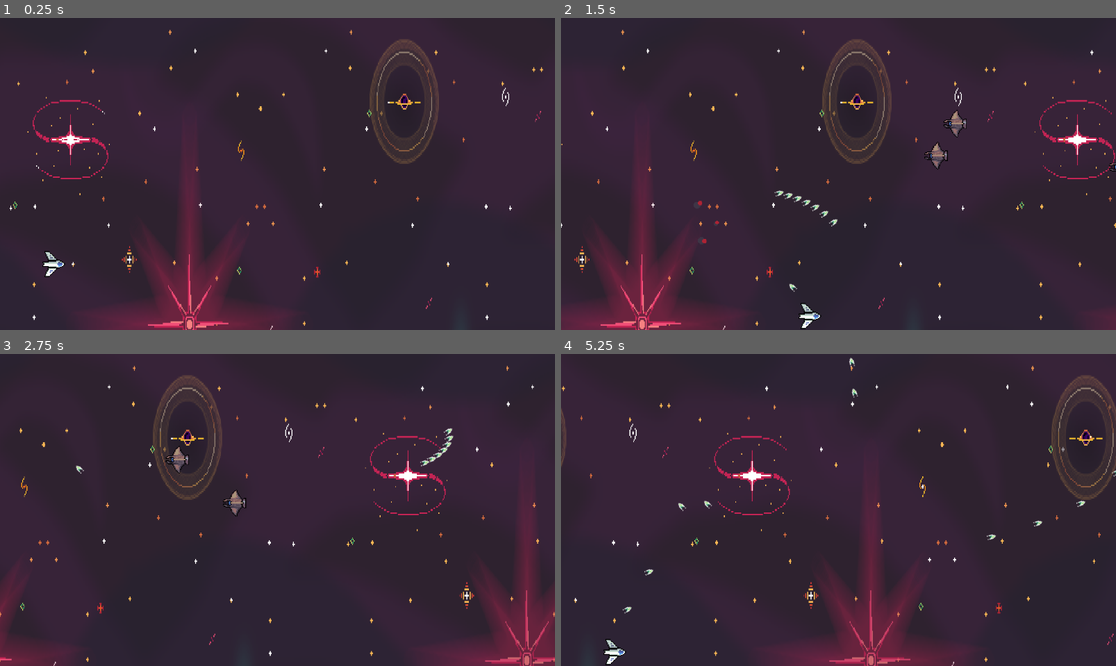
Above: before the commit, frames 1-4 (two rows, left to right).
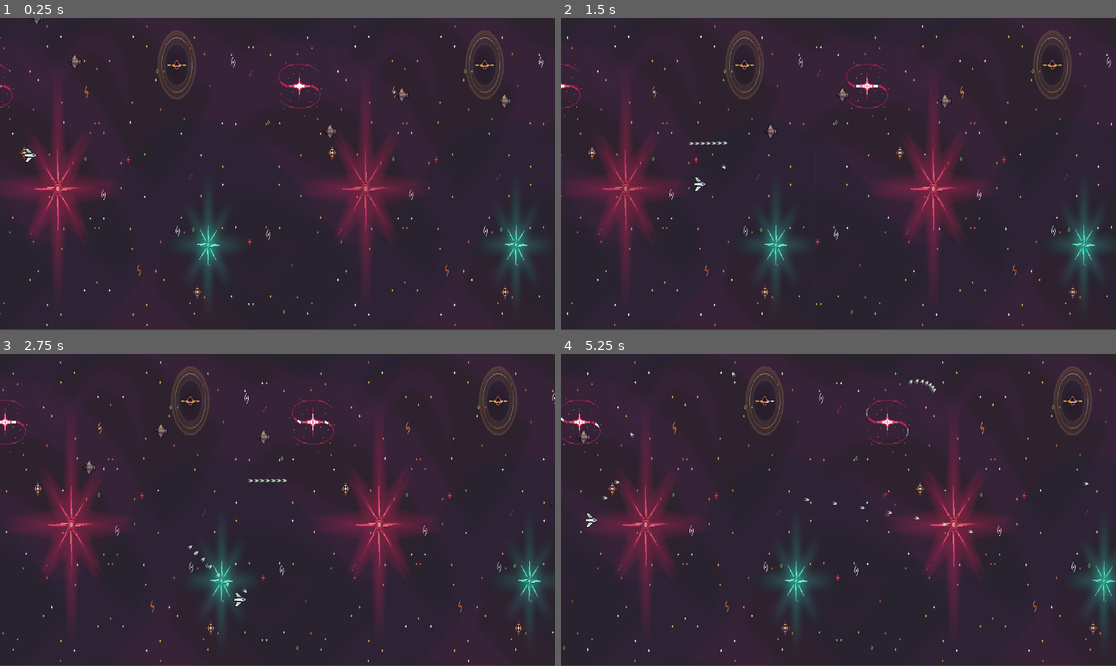
Above: after the commit, the same moments.

Repository: amantenoah/03-Shoot-EEm-Up
Game: Godot game, scene res://game_scene.tscn
The game is run twice, just before and just after one commit, with the same random seed, the same clock (stepped at 60 frames per second) and the same inputs.
Inputs (mouse positions are in pixels of both pictures, inside the frame that each line leads up to):
- Up to frame 1 (0.25 s): no input
- Up to frame 2 (1.5 s): move the mouse to (960, 158) at 0.52 s; press the mouse at (960, 158) at 0.53 s; hold D (right) 0.53-1.28 s; move the mouse to (727, 189) at 1.27 s; release the mouse at (727, 189) at 1.28 s; hold S (down) from 1.28 s (still down); click (727, 189) at 1.35 s
- Up to frame 3 (2.75 s): move the mouse to (333, 441) at 2.02 s; release S (down) at 2.03 s; press the mouse at (333, 441) at 2.03 s; hold D (right) from 2.03 s (still down)
- Up to frame 4 (5.25 s): move the mouse to (810, 572) at 2.77 s; release D (right) at 2.78 s; release the mouse at (810, 572) at 2.78 s; hold W (up) 2.78-3.53 s; click (810, 572) at 2.85 s; move the mouse to (1005, 556) at 3.52 s; press the mouse at (1005, 556) at 3.53 s; hold A (left) 3.53-5.03 s; move the mouse to (672, 463) at 4.27 s; release the mouse at (672, 463) at 4.28 s; click (672, 463) at 4.35 s; move the mouse to (866, 510) at 5.02 s; press the mouse at (866, 510) at 5.03 s; hold S (down) from 5.03 s (still down)

The runs differ from the first frame. In frame 1, 17% of the frame differs, in the area x 0-100%, y 0-100%; in frame 2, 16%; in frame 3, 16%; in frame 4, 17%.

Commit message:
fixed enemy spawns to an extent

Diff:
--- a/shoot-em-up/enemy.gd
+++ b/shoot-em-up/enemy.gd
@@ -1,14 +1,14 @@
 extends Area2D
 
 var speed = 200  # Enemy's own movement speed
-var parallax_speed_reference: Parallax2D
+@export var parallax_speed_reference: Parallax2D
 
 const EXPLOSION = preload("res://explosion.tscn")
 
 func _ready():
 	add_to_group("enemy")
 	# Find the Parallax2D node (adjust path as needed)
-	parallax_speed_reference = get_node("/root/Main/Parallax2D")
+	#parallax_speed_reference = get_node("/root/Main/Parallax2D")
 
 func _physics_process(delta: float) -> void:
 	# Get current parallax scroll speed
@@ -21,9 +21,6 @@
 	var total_movement = Vector2.LEFT * (speed + background_speed) * delta
 	translate(total_movement)
 
-	# Remove when off screen
-	if global_position.x < -100 or global_position.x > get_viewport().size.x + 200:
-		queue_free()
 
 func _on_area_entered(area: Area2D) -> void:
 	if area.is_in_group("projectile"):
@@ -39,4 +36,4 @@
 
 
 func _on_visible_on_screen_notifier_2d_screen_exited() -> void:
-	pass # Replace with function body.
+	queue_free()
--- a/shoot-em-up/enemy.tscn
+++ b/shoot-em-up/enemy.tscn
@@ -1,18 +1,21 @@
-[gd_scene load_steps=4 format=3 uid="uid://dlurlyj3ssvm4"]
+[gd_scene format=3 uid="uid://dlurlyj3ssvm4"]
 
 [ext_resource type="Script" uid="uid://nobawjtfdyu4" path="res://enemy.gd" id="1_4gyqm"]
 [ext_resource type="Texture2D" uid="uid://bfy3lx1pie42m" path="res://Assets/Sprites/Foozle_2DS0014_Void_EnemyFleet_3/Nautolan/Designs - Base/PNGs/Nautolan Ship - Fighter - Base.png" id="2_qi2p4"]
 
 [sub_resource type="RectangleShape2D" id="RectangleShape2D_miq82"]
 
-[node name="Enemy" type="Area2D"]
+[node name="Enemy" type="Area2D" unique_id=1622204422]
 script = ExtResource("1_4gyqm")
 
-[node name="CollisionShape2D" type="CollisionShape2D" parent="."]
+[node name="CollisionShape2D" type="CollisionShape2D" parent="." unique_id=910148590]
 shape = SubResource("RectangleShape2D_miq82")
 
-[node name="Sprite2D" type="Sprite2D" parent="."]
+[node name="Sprite2D" type="Sprite2D" parent="." unique_id=1797596038]
 rotation = 4.712389
 texture = ExtResource("2_qi2p4")
 
+[node name="VisibleOnScreenNotifier2D" type="VisibleOnScreenNotifier2D" parent="." unique_id=1852344831]
+
 [connection signal="area_entered" from="." to="." method="_on_area_entered"]
+[connection signal="screen_exited" from="VisibleOnScreenNotifier2D" to="." method="_on_visible_on_screen_notifier_2d_screen_exited"]
--- /dev/null
+++ b/shoot-em-up/enemy_wave.tscn
@@ -0,0 +1,14 @@
+[gd_scene format=3 uid="uid://cm3msspwr5bv4"]
+
+[ext_resource type="PackedScene" uid="uid://dlurlyj3ssvm4" path="res://enemy.tscn" id="1_8qbs8"]
+
+[node name="Enemy Wave" type="Node2D" unique_id=2076404098]
+
+[node name="Enemy" parent="." unique_id=1622204422 instance=ExtResource("1_8qbs8")]
+position = Vector2(122, -2)
+
+[node name="Enemy2" parent="." unique_id=253523805 instance=ExtResource("1_8qbs8")]
+position = Vector2(201, 90)
+
+[node name="Enemy3" parent="." unique_id=188342310 instance=ExtResource("1_8qbs8")]
+position = Vector2(204, -62)
--- a/shoot-em-up/game_scene.tscn
+++ b/shoot-em-up/game_scene.tscn
@@ -7,63 +7,138 @@
 [ext_resource type="Script" uid="uid://bdgnddmxbvgev" path="res://player.gd" id="5_kdryc"]
 [ext_resource type="Texture2D" uid="uid://caaa6elfh0eqe" path="res://Assets/Sprites/Main Ship - Base - Full health.png" id="5_mj2jn"]
 [ext_resource type="PackedScene" uid="uid://dlurlyj3ssvm4" path="res://enemy.tscn" id="7_6e45b"]
-[ext_resource type="PackedScene" uid="uid://bh7vxx0k76tkc" path="res://spawner.tscn" id="8_udeyl"]
+[ext_resource type="PackedScene" uid="uid://cm3msspwr5bv4" path="res://enemy_wave.tscn" id="9_miq82"]
+[ext_resource type="Script" uid="uid://d22rbsg0ryx24" path="res://level_progress.gd" id="9_udeyl"]
 
 [sub_resource type="CapsuleShape2D" id="CapsuleShape2D_kdryc"]
 
-[node name="Game_Scene" type="Node2D"]
+[node name="Game_Scene" type="Node2D" unique_id=1324647811]
 texture_filter = 1
 
-[node name="Moving_Background" type="Parallax2D" parent="."]
+[node name="Moving_Background" type="Parallax2D" parent="." unique_id=126400260]
 script = ExtResource("1_po0ka")
 
-[node name="Void" type="Sprite2D" parent="Moving_Background"]
+[node name="Void" type="Sprite2D" parent="Moving_Background" unique_id=207628418]
 position = Vector2(2872, 323)
 scale = Vector2(0.9984375, 1.797222)
 texture = ExtResource("2_po0ka")
 
-[node name="Stars" type="Sprite2D" parent="Moving_Background"]
+[node name="Stars" type="Sprite2D" parent="Moving_Background" unique_id=922370699]
 position = Vector2(2878.5002, 326.49997)
 scale = Vector2(0.9984375, 1.797222)
 texture = ExtResource("3_mixcd")
 
-[node name="Void3" type="Sprite2D" parent="Moving_Background"]
+[node name="Void3" type="Sprite2D" parent="Moving_Background" unique_id=1239379175]
 position = Vector2(2878.5002, 326.49997)
 scale = Vector2(0.9984375, 1.797222)
 texture = ExtResource("4_mj2jn")
 
-[node name="Enemy" parent="Moving_Background" instance=ExtResource("7_6e45b")]
+[node name="Enemy" parent="Moving_Background" unique_id=217529773 node_paths=PackedStringArray("parallax_speed_reference") instance=ExtResource("7_6e45b")]
 position = Vector2(731, 235)
+parallax_speed_reference = NodePath("..")
 
-[node name="Enemy2" parent="Moving_Background" instance=ExtResource("7_6e45b")]
+[node name="Enemy2" parent="Moving_Background" unique_id=872795713 node_paths=PackedStringArray("parallax_speed_reference") instance=ExtResource("7_6e45b")]
 position = Vector2(880, 159)
+parallax_speed_reference = NodePath("..")
 
-[node name="Enemy3" parent="Moving_Background" instance=ExtResource("7_6e45b")]
+[node name="Enemy3" parent="Moving_Background" unique_id=1907902243 node_paths=PackedStringArray("parallax_speed_reference") instance=ExtResource("7_6e45b")]
 position = Vector2(1093, 172)
+parallax_speed_reference = NodePath("..")
 
-[node name="Camera2D" type="Camera2D" parent="."]
-position = Vector2(317, 180)
-zoom = Vector2(1.8, 1.8)
+[node name="Camera2D" type="Camera2D" parent="." unique_id=1549626815]
+position = Vector2(572, 323)
 
-[node name="Spawner" parent="." instance=ExtResource("8_udeyl")]
-position = Vector2(638, 154)
-
-[node name="Player" type="CharacterBody2D" parent="."]
+[node name="Player" type="CharacterBody2D" parent="." unique_id=481887936]
 position = Vector2(59, 284)
 rotation = 1.5707964
 script = ExtResource("5_kdryc")
 
-[node name="Sprite2D" type="Sprite2D" parent="Player"]
+[node name="Sprite2D" type="Sprite2D" parent="Player" unique_id=1115578664]
 texture = ExtResource("5_mj2jn")
 
-[node name="CollisionShape2D" type="CollisionShape2D" parent="Player"]
+[node name="CollisionShape2D" type="CollisionShape2D" parent="Player" unique_id=309810592]
 shape = SubResource("CapsuleShape2D_kdryc")
 
-[node name="Muzzle" type="Node2D" parent="Player"]
+[node name="Muzzle" type="Node2D" parent="Player" unique_id=276955544]
 position = Vector2(0, -15)
 
-[node name="Enemy" parent="." instance=ExtResource("7_6e45b")]
-position = Vector2(-45, 71)
+[node name="Wave Spawn" type="Node2D" parent="." unique_id=1506395789 node_paths=PackedStringArray("enemy_container", "parallax")]
+position = Vector2(2473, 37)
+script = ExtResource("9_udeyl")
+enemy_scene = ExtResource("7_6e45b")
+enemy_container = NodePath("../Enemy Wave")
+parallax = NodePath("../Moving_Background")
 
-[node name="Enemy2" parent="." instance=ExtResource("7_6e45b")]
-position = Vector2(752, 122)
+[node name="Wave Spawn2" type="Node2D" parent="." unique_id=1400115043 node_paths=PackedStringArray("enemy_container", "parallax")]
+position = Vector2(1216, 311)
+script = ExtResource("9_udeyl")
+enemy_scene = ExtResource("7_6e45b")
+enemy_container = NodePath("../Enemy Wave")
+parallax = NodePath("../Moving_Background")
+
+[node name="Wave Spawn3" type="Node2D" parent="." unique_id=533322615 node_paths=PackedStringArray("enemy_container", "parallax")]
+position = Vector2(3133, 336)
+script = ExtResource("9_udeyl")
+enemy_scene = ExtResource("7_6e45b")
+enemy_container = NodePath("../Enemy Wave")
+parallax = NodePath("../Moving_Background")
+
+[node name="Wave Spawn4" type="Node2D" parent="." unique_id=660639497 node_paths=PackedStringArray("enemy_container", "parallax")]
+position = Vector2(3539, 192)
+script = ExtResource("9_udeyl")
+enemy_scene = ExtResource("7_6e45b")
+enemy_container = NodePath("../Enemy Wave")
+parallax = NodePath("../Moving_Background")
+
+[node name="Wave Spawn5" type="Node2D" parent="." unique_id=1830830097 node_paths=PackedStringArray("enemy_container", "parallax")]
+position = Vector2(3934, 493)
+script = ExtResource("9_udeyl")
+enemy_scene = ExtResource("7_6e45b")
+enemy_container = NodePath("../Enemy Wave")
+parallax = NodePath("../Moving_Background")
+
+[node name="Wave Spawn6" type="Node2D" parent="." unique_id=801038600 node_paths=PackedStringArray("enemy_container", "parallax")]
+position = Vector2(3937, 134)
+script = ExtResource("9_udeyl")
+enemy_scene = ExtResource("7_6e45b")
+enemy_container = NodePath("../Enemy Wave")
+parallax = NodePath("../Moving_Background")
+
+[node name="Wave Spawn7" type="Node2D" parent="." unique_id=597590052 node_paths=PackedStringArray("enemy_container", "parallax")]
+position = Vector2(4578, 314)
+script = ExtResource("9_udeyl")
+enemy_scene = ExtResource("7_6e45b")
+enemy_container = NodePath("../Enemy Wave")
+parallax = NodePath("../Moving_Background")
+
+[node name="Wave Spawn8" type="Node2D" parent="." unique_id=585013405 node_paths=PackedStringArray("enemy_container", "parallax")]
+position = Vector2(4896, 82)
+script = ExtResource("9_udeyl")
+enemy_scene = ExtResource("7_6e45b")
+enemy_container = NodePath("../Enemy Wave")
+parallax = NodePath("../Moving_Background")
+
+[node name="Wave Spawn9" type="Node2D" parent="." unique_id=119864426 node_paths=PackedStringArray("enemy_container", "parallax")]
+position = Vector2(4904, 502)
+script = ExtResource("9_udeyl")
+enemy_scene = ExtResource("7_6e45b")
+enemy_container = NodePath("../Enemy Wave")
+parallax = NodePath("../Moving_Background")
+
+[node name="EnemyContainer" type="Node2D" parent="." unique_id=76423826]
+visible = false
+position = Vector2(1336, -397)
+
+[node name="Enemy" parent="EnemyContainer" unique_id=431282402 node_paths=PackedStringArray("parallax_speed_reference") instance=ExtResource("7_6e45b")]
+position = Vector2(224, 121)
+parallax_speed_reference = NodePath("../../Moving_Background")
+
+[node name="Enemy2" parent="EnemyContainer" unique_id=441972657 node_paths=PackedStringArray("parallax_speed_reference") instance=ExtResource("7_6e45b")]
+position = Vector2(236, 230)
+parallax_speed_reference = NodePath("../../Moving_Background")
+
+[node name="Enemy3" parent="EnemyContainer" unique_id=1622204422 node_paths=PackedStringArray("parallax_speed_reference") instance=ExtResource("7_6e45b")]
+position = Vector2(247, 318)
+parallax_speed_reference = NodePath("../../Moving_Background")
+
+[node name="Enemy Wave" parent="." unique_id=2076404098 instance=ExtResource("9_miq82")]
--- a/shoot-em-up/level_progress.gd
+++ b/shoot-em-up/level_progress.gd
@@ -1,11 +1,41 @@
 extends Node2D
 
+@export var enemy_scene: PackedScene
+@export var enemy_container: Node
+@export var parallax: Node
 
-# Called when the node enters the scene tree for the first time.
-func _ready() -> void:
-	pass # Replace with function body.
+var triggered = false
+
+func _process(delta):
+
+	if triggered:
+		return
+
+	var camera = get_viewport().get_camera_2d()
+	var scroll_progress = -parallax.scroll_offset.x
+	#print(scroll_progress)
+
+	if scroll_progress >= global_position.x:
+		spawn_enemy()
+		triggered = true
+		set_process(false)
+
+	if not camera:
+		print("No Camera")
+		return
+
+	# When camera passes the spawner's x position
+	##if camera.global_position.x >= global_position.x:
+	#	print("spawned??")
+	#	spawn_enemy()
+	#	triggered = true
 
 
-# Called every frame. 'delta' is the elapsed time since the previous frame.
-func _process(delta: float) -> void:
-	pass
+func spawn_enemy():
+	var enemy = enemy_scene.instantiate()
+	enemy.global_position = global_position
+
+	if enemy_container:
+		enemy_container.add_child(enemy)
+	else:
+		get_tree().current_scene.add_child(enemy)
--- a/shoot-em-up/parallax_2d.gd
+++ b/shoot-em-up/parallax_2d.gd
@@ -1,7 +1,7 @@
 extends Parallax2D
 
-@export var scroll_speed = 100
-@export var level_length = 5750
+@export var scroll_speed = 500
+@export var level_length = 4450
 
 # Called when the node enters the scene tree for the first time.
 func _ready() -> void:
@@ -11,3 +11,4 @@
 # Called every frame. 'delta' is the elapsed time since the previous frame.
 func _process(delta: float) -> void:
 	scroll_offset.x = max(scroll_offset.x - scroll_speed * delta, -level_length)
+	print(scroll_offset.x)
Not shown: 1 places in shoot-em-up/game_scene.tscn that only renumber resources
